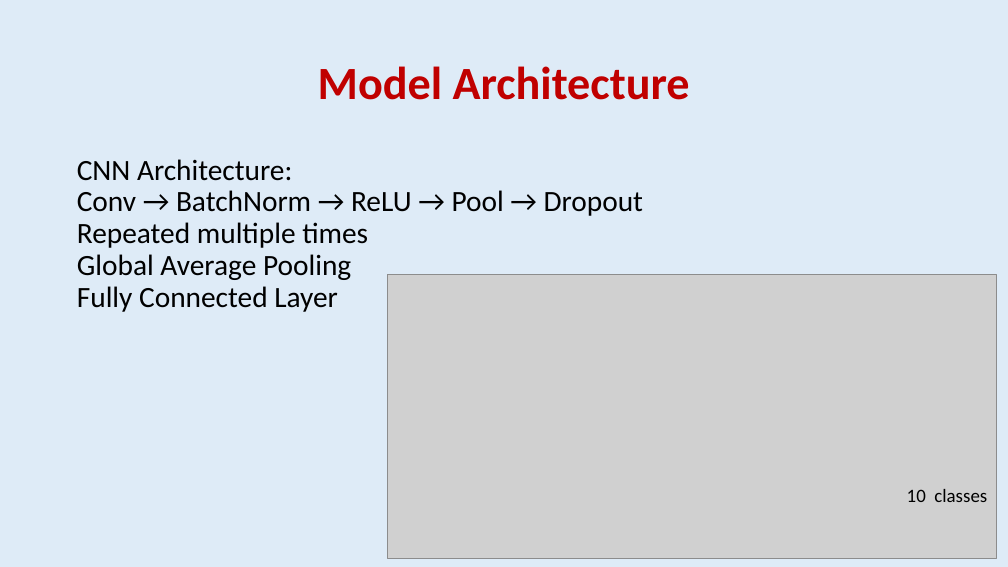
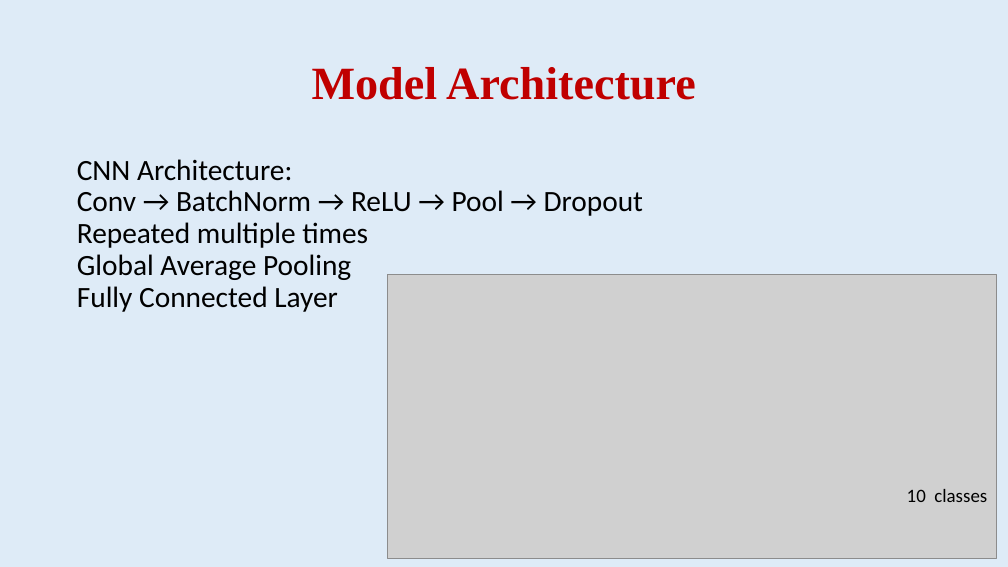
Before and after one commit to wangoloi/CSC3218-Deep-Learning---Project-Based-Examination-CIFAR-10-, a slide deck: slide 5 of M23B23 042 B21303 Deep Learning Final exam Presentation April 2026.pptx. Drawn at 1008x567 pixels with LibreOffice and Linux fonts; fonts in the diff are those of the drawing; grey boxes stand for pictures. Boxes give left, top, right and bottom in pixels: in the first picture for what was removed or moved away, otherwise in the second. Text is boxed around its words. In the diff, an @@ line names an element or a change of style, - is before the commit and + after.

```diff
--- a/M23B23 042 B21303 Deep Learning Final exam Presentation April 2026.pptx
+++ b/M23B23 042 B21303 Deep Learning Final exam Presentation April 2026.pptx
@@ title "Model Architecture" at (x1=312, y1=67, x2=696, y2=100): font Calibri to Times New Roman @@
```
Also in this commit, not shown: 9 other slides changed.
